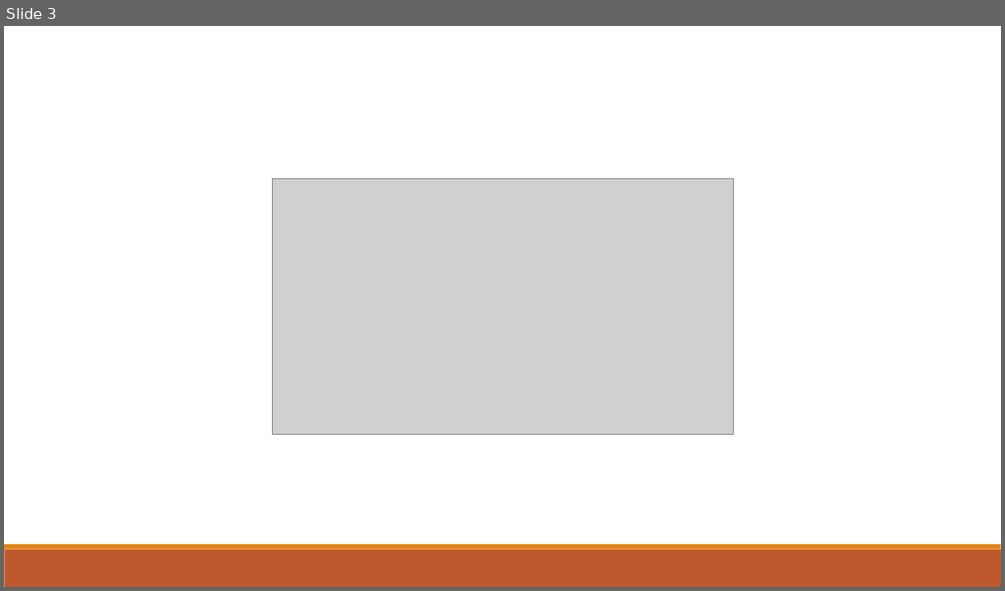
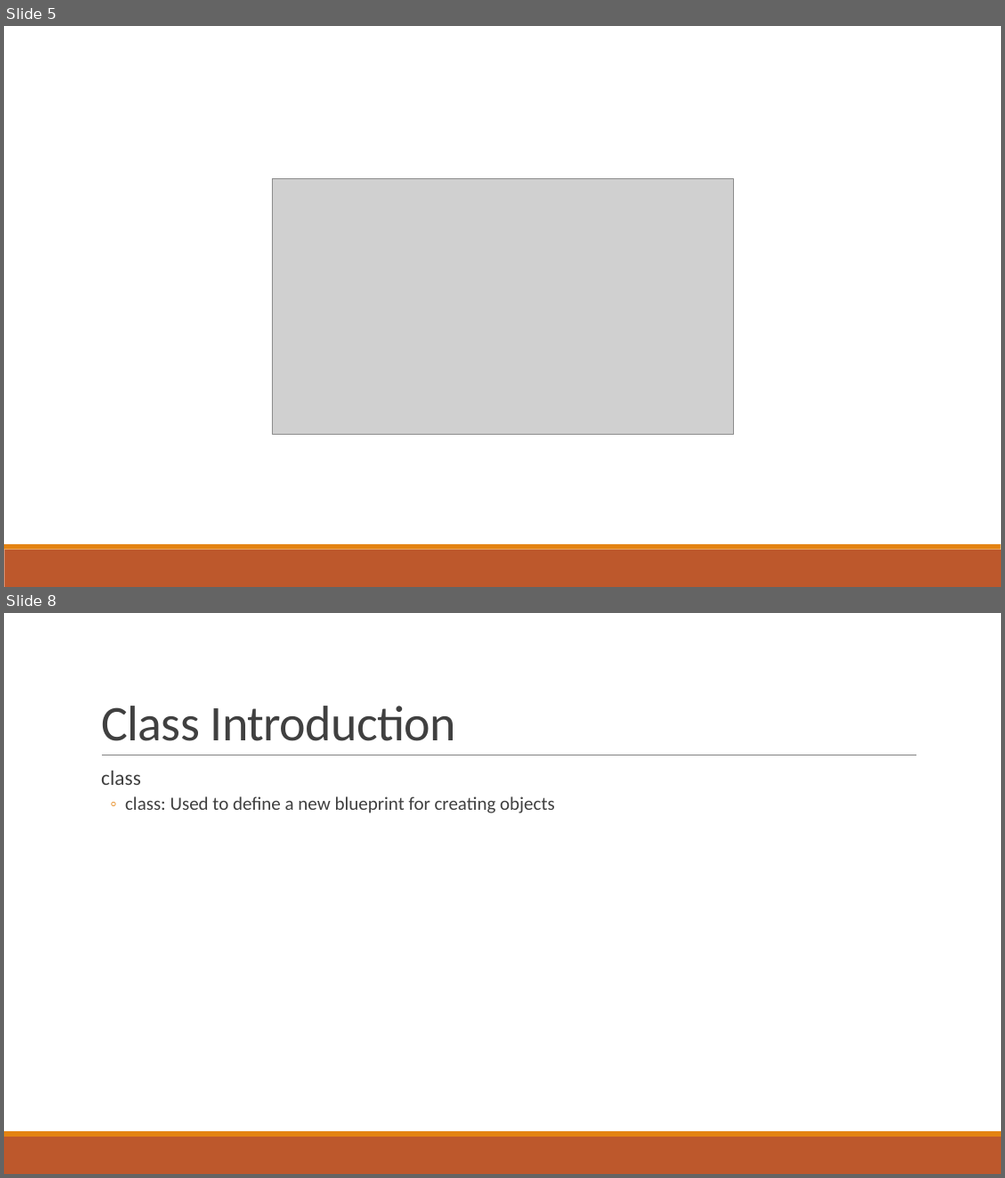
Before and after one commit to thewangclass/apcsa-curriculum, a slide deck: 02-Using-Objects/PowerPoints/01-Instances-of-Classes.pptx. Shown one above the other, each under a label of ours: slide 3 before the commit, slides 5 and 8 after it; the slides between them are not shown. The pictures are 1005x591 and 1005x1178 pixels, drawn with LibreOffice and Linux fonts; fonts in the diff are those of the drawing; grey boxes stand for pictures. Boxes give left, top, right and bottom in pixels: in the first picture for what was removed or moved away, otherwise in the second. Text is boxed around its words. In the diff, an @@ line names an element or a change of style, - is before the commit and + after.

```diff
--- a/02-Using-Objects/PowerPoints/01-Instances-of-Classes.pptx
+++ b/02-Using-Objects/PowerPoints/01-Instances-of-Classes.pptx
@@ slide 8 added at (4,613,1001,1174), background #FFFFFF; not listed: 2 template elements that a slide beside it also shows @@
@@ title added at (101,706,456,741), 48 pt, text #404040 @@
+Class Introduction
@@ text added at (101,771,555,813), 18 pt, text #404040 @@
+  class
+  ◦ class: Used to define a new blueprint for creating objects
@@ line added from (102, 755) to (917, 755), #808080 0.5 pt @@
@@ what was slide 3 is now slide 5 @@
```
Also in this commit, not shown: 3 slides changed, 49 other slides added, 2 slides removed, 31 other files.
